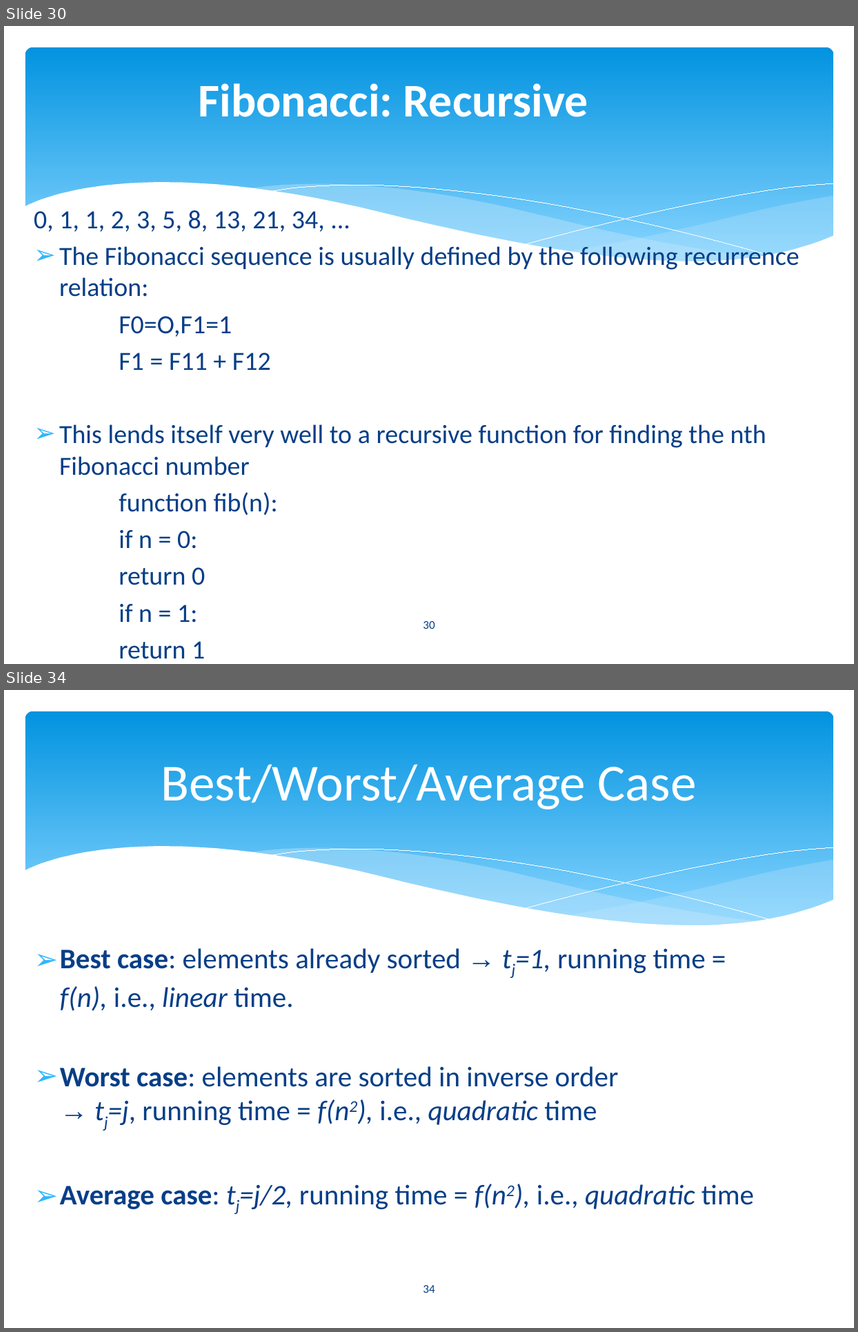
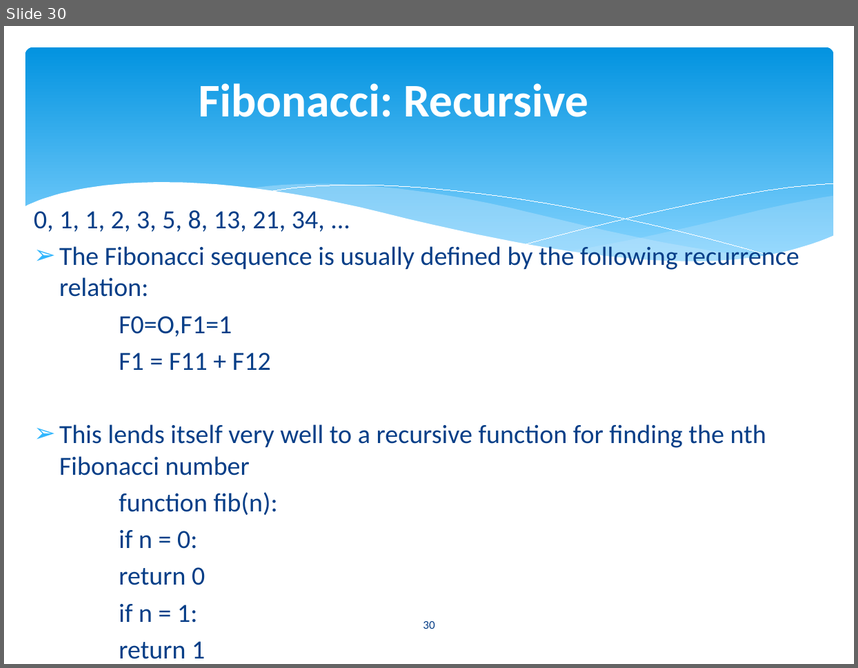
Before and after one commit to asimriaz/DSA-2023, a slide deck: Lecture 1.pptx. Shown one above the other, each under a label of ours: slides 30 and 34 before the commit, slide 30 after it; the slides between them are not shown. The pictures are 858x1332 and 858x668 pixels, drawn with LibreOffice and Linux fonts; fonts in the diff are those of the drawing. Boxes give left, top, right and bottom in pixels: in the first picture for what was removed or moved away, otherwise in the second. Text is boxed around its words. In the diff, an @@ line names an element or a change of style, - is before the commit and + after.

```diff
--- a/Lecture 1.pptx
+++ b/Lecture 1.pptx
@@ slide 34 removed at (4, 690, 854, 1328), background #FFFFFF; not listed: 6 template elements that a slide beside it also shows @@
@@ title removed at (161, 765, 696, 809) @@
-Best/Worst/Average Case
@@ text removed at (60, 948, 754, 1209) @@
-➢ Best case: elements already sorted → tj=1, running time = f(n), i.e., linear time.
-➢ Worst case: elements are sorted in inverse order
-  → tj=j, running time = f(n2), i.e., quadratic time
-➢ Average case: tj=j/2, running time = f(n2), i.e., quadratic time
@@ page number removed at (423, 1285, 435, 1292) @@
-34
```
Also in this commit, not shown: 1 slide changed, 5 other slides removed.
